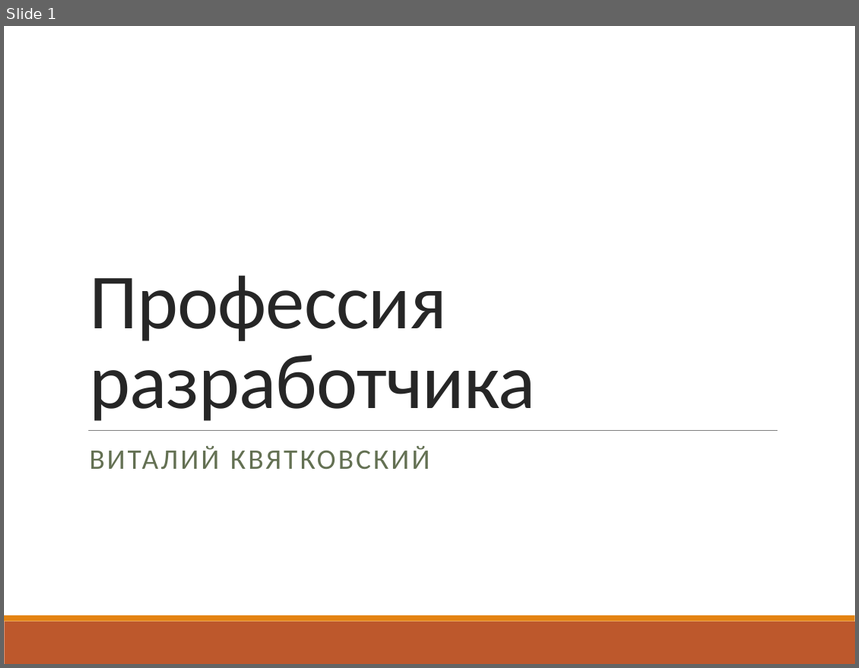
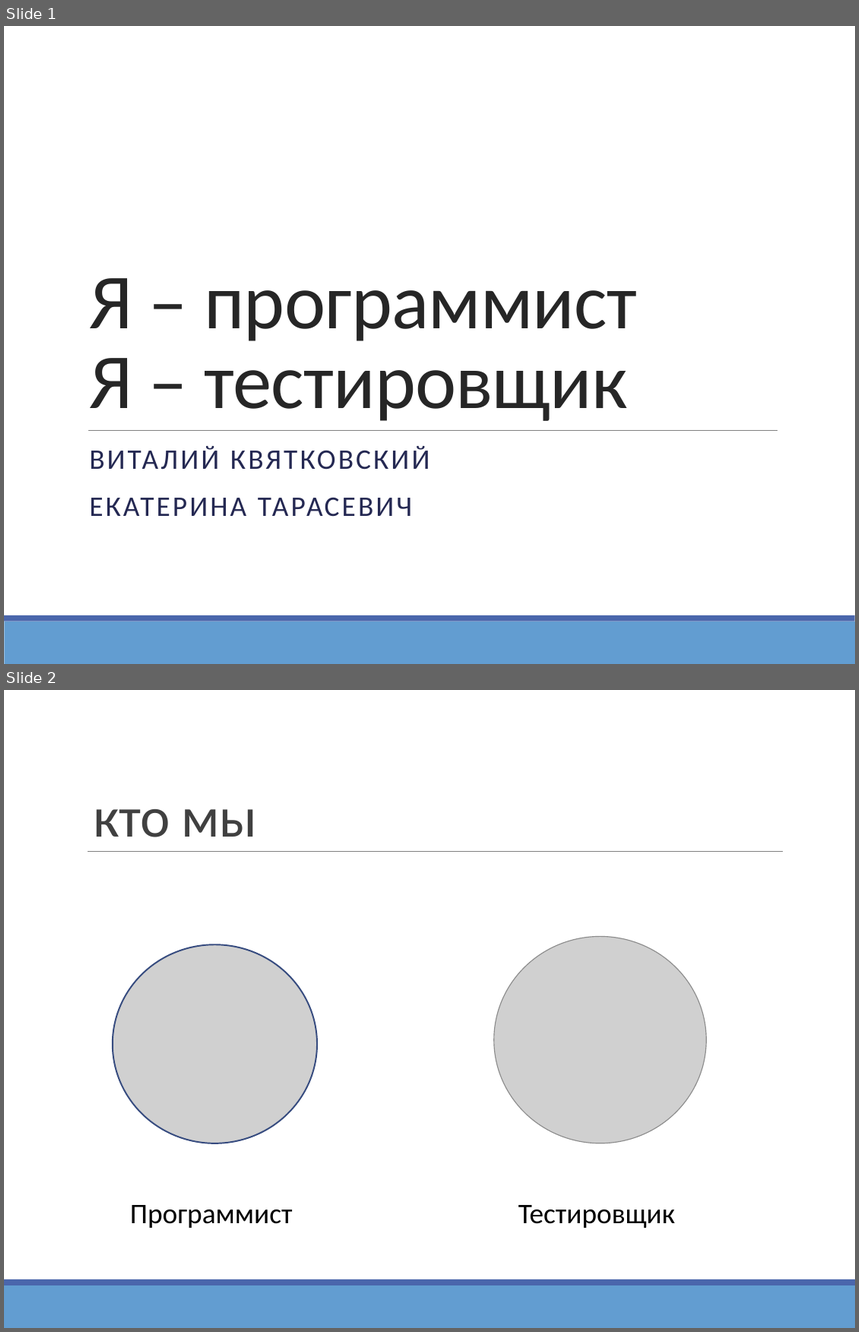
Before and after one commit to vitali-kviatkouski/personal, a slide deck: epamkids/EPAMKids.pptx. Shown one above the other, each under a label of ours: slide 1 before the commit, slides 1 and 2 after it. The pictures are 859x668 and 859x1332 pixels, drawn with LibreOffice and Linux fonts; fonts in the diff are those of the drawing; grey boxes stand for pictures. Boxes give left, top, right and bottom in pixels: in the first picture for what was removed or moved away, otherwise in the second. Text is boxed around its words. In the diff, an @@ line names an element or a change of style, - is before the commit and + after.

```diff
--- a/epamkids/EPAMKids.pptx
+++ b/epamkids/EPAMKids.pptx
@@ slide 2 added at (4,690,855,1328), background #FFFFFF; not listed: 2 template elements that a slide beside it also shows @@
@@ title added at (94,809,257,837), 48 pt, text #404040 @@
+кто мы
@@ line added from (88, 852) to (783, 852), #808080 0.5 pt @@
@@ picture added at (494,937,707,1144) @@
@@ picture added at (113,945,317,1144) @@
@@ text added at (130,1205,293,1228), 24 pt, text #000000 @@
+Программист
@@ text added at (519,1205,675,1228), 24 pt, text #000000 @@
+Тестировщик
@@ slide 1 changed as well @@
@@ title at (89,278,637,421): text changed @@
-Профессия
-разработчика
+Я – программист
+Я – тестировщик
@@ subtitle at (89,446,430,470): text colour #637052 to #242852 in "ВИТАЛИЙ КВЯТКОВСКИЙ" @@
@@ subtitle at (89,497,412,517): paragraph added @@
+ЕКАТЕРИНА ТАРАСЕВИЧ
@@ rectangle at (4,616,855,622): fill #E48312 to #4A66AC @@
@@ rectangle at (4,622,855,664): fill #BD582C to #629DD1 @@
```
Also in this commit, not shown: 20 other slides changed, 2 other slides added, 6 slides removed.
